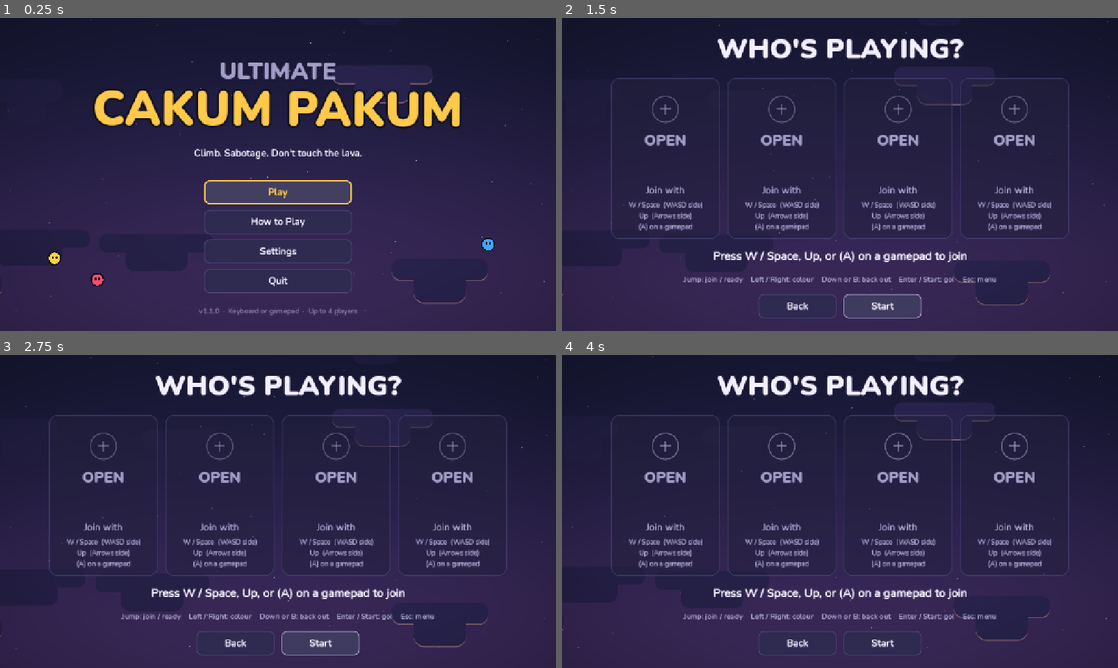
Above: before the commit, frames 1-4 (two rows, left to right).
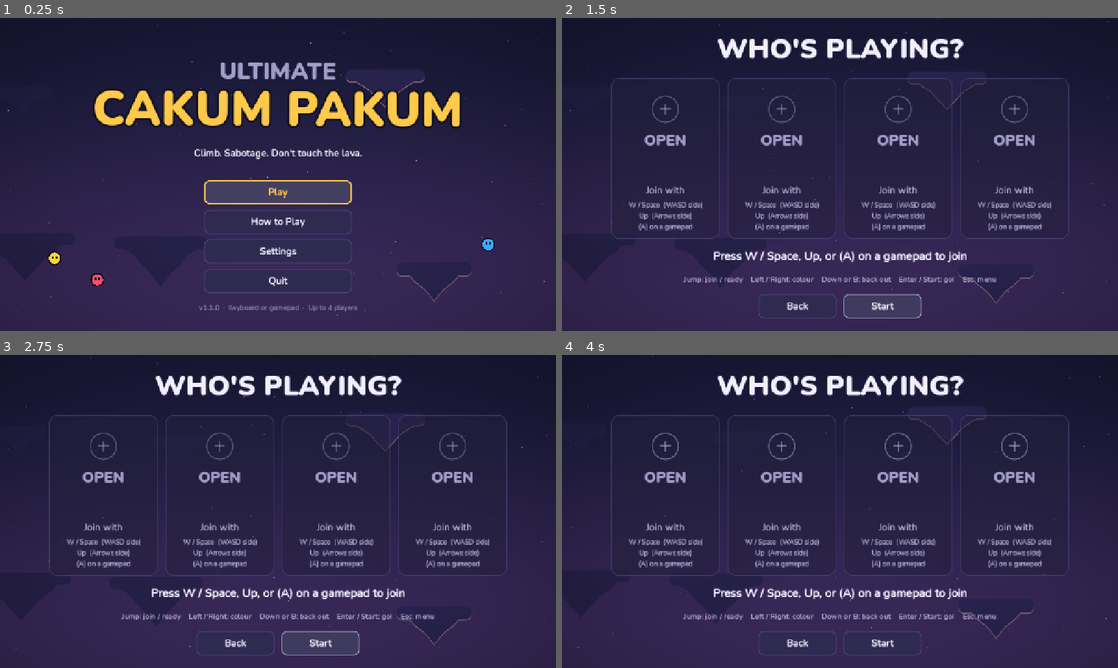
Above: after the commit, the same moments.

Repository: Punff/game-dev
Game: Godot game, scene res://scenes/main_menu.tscn
Same seed, same stepped clock (60 frames per second), same inputs: the game is played once before the commit and once after it.
Inputs:
- Up to frame 1 (0.25 s): no input
- Up to frame 2 (1.5 s): click "Play" at 0.5 s; click "Start" at 1.25 s
- Up to frame 3 (2.75 s): click "Start" at 2 s
- Up to frame 4 (4 s): click "Back" at 2.75 s; click "Play" at 3.5 s

The runs differ from the first frame. In frame 1, 0.6% of the frame differs, in the area x 0-88%, y 18-96%; in frame 2, 0.2%; in frame 3, 0.3%; in frame 4, 0.3%.

Commit message:
Fix theme on overlay menus, settings/lobby/help polish, island silhouettes, chaos test
Co-Authored-By: Claude Opus 5.5 <noreply@anthropic.com>

Diff:
--- a/scripts/core/settings.gd
+++ b/scripts/core/settings.gd
@@ -87,7 +87,14 @@
 func _ready() -> void:
 	process_mode = Node.PROCESS_MODE_ALWAYS
 	load_settings()
-	get_tree().root.theme = UiTheme.build()
+	# Merge into the engine default theme so Controls under CanvasLayers
+	# (pause / results overlays) get it too, not just children of the root.
+	var theme := UiTheme.build()
+	ThemeDB.get_default_theme().merge_with(theme)
+	ThemeDB.get_default_theme().default_font = theme.default_font
+	ThemeDB.get_default_theme().default_font_size = theme.default_font_size
+	ThemeDB.fallback_font = theme.default_font
+	get_tree().root.theme = theme
 	apply_all()
 
 
@@ -259,6 +266,9 @@
 	JOY_BUTTON_DPAD_LEFT: "D-Pad Left", JOY_BUTTON_DPAD_RIGHT: "D-Pad Right",
 }
 
+const PRETTY_KEYS := {"Period": ".", "Comma": ",", "Slash": "/", "Minus": "-", "Semicolon": ";",
+	"Apostrophe": "'", "BracketLeft": "[", "BracketRight": "]", "Backslash": "\\", "Equal": "=", "QuoteLeft": "`"}
+
 static func binding_label(b: Dictionary) -> String:
 	if b.is_empty():
 		return "-"
@@ -269,6 +279,7 @@
 			var mapped := DisplayServer.keyboard_get_keycode_from_physical(code)
 			if mapped != KEY_NONE:
 				name = OS.get_keycode_string(mapped)
+		name = PRETTY_KEYS.get(name, name)
 		match int(b.get("loc", 0)):
 			KEY_LOCATION_LEFT: name = "L-" + name
 			KEY_LOCATION_RIGHT: name = "R-" + name
--- a/scripts/game/hud.gd
+++ b/scripts/game/hud.gd
@@ -63,8 +63,8 @@
 			hstr = "OUT  %d m" % p.info.max_height
 		_text(r.position + Vector2(48, 54), hstr, 18, Color(Palette.TEXT, dim), HORIZONTAL_ALIGNMENT_LEFT, -1, false)
 		if not p.is_dead:
-			_ability_bar(Rect2(r.position + Vector2(118, 18), Vector2(70, 10)), p.shock_ready(), p.color, "SHOCK")
-			_ability_bar(Rect2(r.position + Vector2(118, 42), Vector2(70, 10)), p.gravity_ready(), p.color, "FIELD")
+			_ability_bar(Rect2(r.position + Vector2(132, 22), Vector2(58, 9)), p.shock_ready(), p.color, "SHOCK")
+			_ability_bar(Rect2(r.position + Vector2(132, 48), Vector2(58, 9)), p.gravity_ready(), p.color, "FIELD")
 		x += w + gap
 	# Best height reminder
 	var best: int = Settings.get_value("best_height")
@@ -72,7 +72,8 @@
 		_text(Vector2(0, vp.y - 16), "BEST %d m" % best, 16, Color(Palette.TEXT_DIM, 0.8), HORIZONTAL_ALIGNMENT_CENTER, vp.x, false)
 
 
-func _ability_bar(r: Rect2, ready: float, col: Color, _label: String) -> void:
+func _ability_bar(r: Rect2, ready: float, col: Color, label: String) -> void:
+	_canvas.draw_string(_font, r.position + Vector2(0, -3), label, HORIZONTAL_ALIGNMENT_LEFT, -1, 11, Color(Palette.TEXT_DIM, 0.9 if ready >= 1.0 else 0.55))
 	_canvas.draw_rect(r, Color(Palette.BG_DEEP, 0.9))
 	var fill := Rect2(r.position, Vector2(r.size.x * ready, r.size.y))
 	_canvas.draw_rect(fill, col.lightened(0.3) if ready >= 1.0 else Color(col, 0.55))
--- a/scripts/ui/help_screen.gd
+++ b/scripts/ui/help_screen.gd
@@ -57,7 +57,10 @@
 		var block: Block = entry[0].new()
 		block.set_block_size(Vector2(120, Block.HEIGHT))
 		block.position = Vector2(65, 22)
+		block.sync_to_physics = false   # it's a picture, not a physics body
+		block.collision_layer = 0
 		block.process_mode = Node.PROCESS_MODE_ALWAYS
+		block.set_physics_process(false)
 		holder.add_child(block)
 		h.add_child(holder)
 		var texts := VBoxContainer.new()
--- a/scripts/ui/lobby_slot.gd
+++ b/scripts/ui/lobby_slot.gd
@@ -55,7 +55,10 @@
 
 func _control_summary(info: PlayerInfo) -> String:
 	var p := Settings.profile_for_device(info.device_id)
-	var h := func(a): return Settings.action_hint(p, a)
+	var h := func(a): return Settings.action_hint(p, a).replace("L-Stick ", "").replace("D-Pad ", "")
+	if p == "pad":
+		return "Move L-Stick · Jump %s\nCharge %s · Field %s\nShock %s · Aim L-Stick" % [
+			h.call("jump"), h.call("charge"), h.call("gravity"), h.call("shockwave")]
 	return "Move %s %s · Jump %s\nCharge %s · Field %s\nShock %s · Aim %s %s" % [
 		h.call("left"), h.call("right"), h.call("jump"), h.call("charge"),
 		h.call("gravity"), h.call("shockwave"), h.call("up"), h.call("down")]
@@ -76,7 +79,9 @@
 		return
 	var bounce := absf(sin(_t * (5.0 if _info.is_ready else 2.5))) * (22.0 if _info.is_ready else 8.0)
 	var p := c - Vector2(0, bounce)
-	_preview.draw_circle(c + Vector2(0, 34), 26 - bounce * 0.3, Color(0, 0, 0, 0.25))
+	_preview.draw_set_transform(c + Vector2(0, 36), 0, Vector2(1, 0.25))
+	_preview.draw_circle(Vector2.ZERO, 30 - bounce * 0.4, Color(0, 0, 0, 0.3))
+	_preview.draw_set_transform(Vector2.ZERO)
 	_preview.draw_circle(p, 34, Palette.BG_DEEP)
 	_preview.draw_circle(p, 30, _info.color)
 	_preview.draw_circle(p + Vector2(-9, -11), 10, Color(1, 1, 1, 0.25))
--- a/scripts/ui/settings_menu.gd
+++ b/scripts/ui/settings_menu.gd
@@ -39,7 +39,7 @@
 	content.add_child(HSeparator.new())
 
 	_scroll = ScrollContainer.new()
-	_scroll.custom_minimum_size = Vector2(0, 430)
+	_scroll.custom_minimum_size = Vector2(0, 470)
 	_scroll.horizontal_scroll_mode = ScrollContainer.SCROLL_MODE_DISABLED
 	_scroll.follow_focus = true
 	content.add_child(_scroll)
@@ -103,10 +103,16 @@
 func _row(label_text: String) -> HBoxContainer:
 	var h := HBoxContainer.new()
 	h.add_theme_constant_override("separation", 16)
+	h.custom_minimum_size.y = 46
 	var l := UiTheme.label(label_text, 22, Palette.TEXT)
 	l.size_flags_horizontal = Control.SIZE_EXPAND_FILL
 	h.add_child(l)
 	_body.add_child(h)
+	# Highlight the label of whichever control in the row has focus.
+	h.child_entered_tree.connect(func(c: Node):
+		if c is Control and c != l:
+			c.focus_entered.connect(func(): l.add_theme_color_override("font_color", Palette.ACCENT))
+			c.focus_exited.connect(func(): l.add_theme_color_override("font_color", Palette.TEXT)))
 	return h
 
 
@@ -138,8 +144,15 @@
 
 func _check_row(label_text: String, key: String, custom: Callable = Callable()) -> Control:
 	var h := _row(label_text)
-	var b := UiTheme.button("On" if Settings.get_value(key) else "Off", 160)
+	var b := UiTheme.button("On" if Settings.get_value(key) else "Off", 140)
+	b.custom_minimum_size.y = 44
 	b.toggle_mode = true
+	# "On" is shown in green so it can't be mistaken for keyboard focus.
+	var on_style := UiTheme.box(Palette.GOOD.darkened(0.45), Palette.GOOD.darkened(0.1), 2)
+	b.add_theme_stylebox_override("pressed", on_style)
+	b.add_theme_stylebox_override("hover_pressed", on_style)
+	b.add_theme_color_override("font_pressed_color", Palette.TEXT)
+	b.add_theme_color_override("font_hover_pressed_color", Palette.TEXT)
 	b.button_pressed = Settings.get_value(key)
 	b.toggled.connect(func(on):
 		b.text = "On" if on else "Off"
@@ -180,7 +193,7 @@
 	var grid := GridContainer.new()
 	grid.columns = 3
 	grid.add_theme_constant_override("h_separation", 14)
-	grid.add_theme_constant_override("v_separation", 8)
+	grid.add_theme_constant_override("v_separation", 6)
 	_body.add_child(grid)
 	var rows: Array = []
 	for action in Settings.ACTIONS:
@@ -190,7 +203,7 @@
 		var row: Array = []
 		for slot in Settings.SLOTS:
 			var b := UiTheme.button("", 200)
-			b.custom_minimum_size.y = 46
+			b.custom_minimum_size.y = 42
 			b.add_theme_font_size_override("font_size", 18)
 			b.pressed.connect(_start_listen.bind(action, slot, b))
 			grid.add_child(b)
--- a/shaders/background.gdshader
+++ b/shaders/background.gdshader
@@ -25,18 +25,24 @@
 	return length(max(q, 0.0)) + min(max(q.x, q.y), 0.0) - r;
 }
 
-// Floating island silhouettes in a grid; one island per cell.
+// Floating island silhouettes in a grid; one island per cell. Each island is
+// a flat top slab with a tapering rocky underside (a pointed ellipse).
 float islands(vec2 p, vec2 cell, float seed) {
 	vec2 id = floor(p / cell);
 	vec2 f = p - id * cell - cell * 0.5;
 	float h = hash(id + seed);
 	if (h < 0.45) return 0.0;
-	vec2 jitter = (vec2(hash(id + seed + 3.1), hash(id + seed + 7.7)) - 0.5) * cell * 0.35;
-	vec2 sz = cell * vec2(0.18 + 0.16 * hash(id + 1.3), 0.05 + 0.04 * hash(id + 2.9));
+	vec2 jitter = (vec2(hash(id + seed + 3.1), hash(id + seed + 7.7)) - 0.5) * cell * 0.3;
+	float w = cell.x * (0.14 + 0.14 * hash(id + 1.3));
+	float th = cell.y * (0.035 + 0.02 * hash(id + 2.9));
 	vec2 q = f - jitter;
-	// flat top, tapered rocky underside
-	float top = rbox(q, sz, sz.y * 0.8);
-	float under = rbox(q - vec2(0.0, sz.y * 1.6), vec2(sz.x * 0.55, sz.y * 1.4), sz.y);
+	float top = rbox(q, vec2(w, th), th * 0.9);
+	// Underside: width shrinks with depth, slightly wobbly edge.
+	float depth = w * (0.55 + 0.4 * hash(id + 5.3));
+	float y = clamp(q.y / depth, 0.0, 1.0);
+	float wob = sin(q.y * 0.15 + h * 20.0) * 4.0;
+	float half_w = w * 0.92 * (1.0 - y) * (1.0 - y * 0.3) + wob * (1.0 - y);
+	float under = max(abs(q.x) - half_w, max(-q.y, q.y - depth));
 	float d = min(top, under);
 	return 1.0 - smoothstep(-1.0, 1.0, d);
 }
--- a/tests/run_tests.gd
+++ b/tests/run_tests.gd
@@ -16,6 +16,7 @@
 	_test_bindings_roundtrip()
 	await _test_jump_physics_matches_envelope()
 	await _test_game_smoke()
+	await _test_chaos()
 	print("\n%d checks, %d failures" % [_checks, _failures])
 	get_tree().quit(1 if _failures > 0 else 0)
 
@@ -237,3 +238,43 @@
 	scene.queue_free()
 	await get_tree().process_frame
 	PlayerManager.clear()
+
+
+# ── Chaos: random inputs for every player, exercising all abilities ──
+
+func _test_chaos() -> void:
+	PlayerManager.clear()
+	for d in [Settings.DEVICE_KB_A, Settings.DEVICE_KB_B, 0, 1]:
+		PlayerManager.join(d)
+	var scene: Node = load("res://scenes/game.tscn").instantiate()
+	get_tree().root.add_child(scene)
+	await get_tree().create_timer(4.0).timeout   # countdown
+	Engine.time_scale = 3.0
+	var rng := RandomNumberGenerator.new()
+	rng.seed = 7
+	var broke := [0]
+	SignalBus.block_broken.connect(func(_p): broke[0] += 1)
+	var max_h := 0
+	for step in 150:
+		for id in PlayerManager.players:
+			for a in Settings.ACTIONS:
+				var act := PlayerManager.action(id, a)
+				if rng.randf() < (0.5 if a in ["jump", "right", "left"] else 0.25):
+					Input.action_press(act)
+				else:
+					Input.action_release(act)
+		await get_tree().create_timer(0.15).timeout
+		for p: Player in scene.players:
+			max_h = maxi(max_h, p.height_meters())
+		if MatchManager.state == MatchManager.State.ENDED:
+			break
+	Engine.time_scale = 1.0
+	for id in PlayerManager.players:
+		for a in Settings.ACTIONS:
+			Input.action_release(PlayerManager.action(id, a))
+	print("Chaos: %d blocks broken, %d fragments alive, best height %d m, state %s" % [broke[0], get_tree().get_nodes_in_group("fragments").size(), max_h, MatchManager.State.keys()[MatchManager.state]])
+	check(get_tree().get_nodes_in_group("blocks").size() > 0, "map still exists after chaos")
+	get_tree().paused = false
+	scene.queue_free()
+	await get_tree().process_frame
+	PlayerManager.clear()
--- /dev/null
+++ b/tests/screenshot.gd
@@ -0,0 +1,57 @@
+extends Node
+
+## Dev helper: renders a scene and saves PNGs.
+##   SHOT_SCENE=res://scenes/game.tscn SHOT_OUT=/tmp/x SHOT_PLAYERS=2 godot --path . res://tests/screenshot.tscn
+
+func _ready() -> void:
+	var scene_path := OS.get_environment("SHOT_SCENE")
+	var out := OS.get_environment("SHOT_OUT")
+	var players := OS.get_environment("SHOT_PLAYERS").to_int()
+	var times := OS.get_environment("SHOT_TIMES").split(",", false)
+	if times.is_empty():
+		times = ["1.5"]
+	var devices := [Settings.DEVICE_KB_A, Settings.DEVICE_KB_B, 0, 1]
+	for i in players:
+		var id := PlayerManager.join(devices[i])
+		if OS.get_environment("SHOT_READY") != "":
+			PlayerManager.players[id].is_ready = i % 2 == 0
+	var scene: Node = load(scene_path).instantiate()
+	get_tree().root.add_child.call_deferred(scene)
+	await get_tree().process_frame
+	await get_tree().process_frame
+	var action := OS.get_environment("SHOT_ACTION")
+	if action != "":
+		_do_action(scene, action)
+	var elapsed := 0.0
+	var idx := 0
+	for t in times:
+		await get_tree().create_timer(float(t) - elapsed).timeout
+		elapsed = float(t)
+		await RenderingServer.frame_post_draw
+		get_viewport().get_texture().get_image().save_png("%s_%d.png" % [out, idx])
+		idx += 1
+	get_tree().quit()
+
+
+func _do_action(scene: Node, action: String) -> void:
+	match action:
+		"settings": scene.open_settings()
+		"help": scene._on_help()
+		"controls":
+			scene.open_settings()
+			await get_tree().process_frame
+			scene.get_child(-1)._set_tab(1)
+		"pause":
+			await get_tree().create_timer(4.5).timeout
+			scene.pause_menu.open()
+		"end":
+			await get_tree().create_timer(4.5).timeout
+			for p in scene.players.slice(1):
+				p.die()
+		"climb":
+			# Teleport players upward to preview later biomes.
+			await get_tree().create_timer(4.0).timeout
+			var h := float(OS.get_environment("SHOT_HEIGHT"))
+			for p in scene.players:
+				p.global_position.y -= h
+			scene.lava.surface_y -= h - 500
--- /dev/null
+++ b/tests/screenshot.tscn
@@ -0,0 +1,6 @@
+[gd_scene format=3]
+
+[ext_resource type="Script" path="res://tests/screenshot.gd" id="1"]
+
+[node name="Shot" type="Node"]
+script = ExtResource("1")
Not shown, added: tests/screenshot.gd.uid
